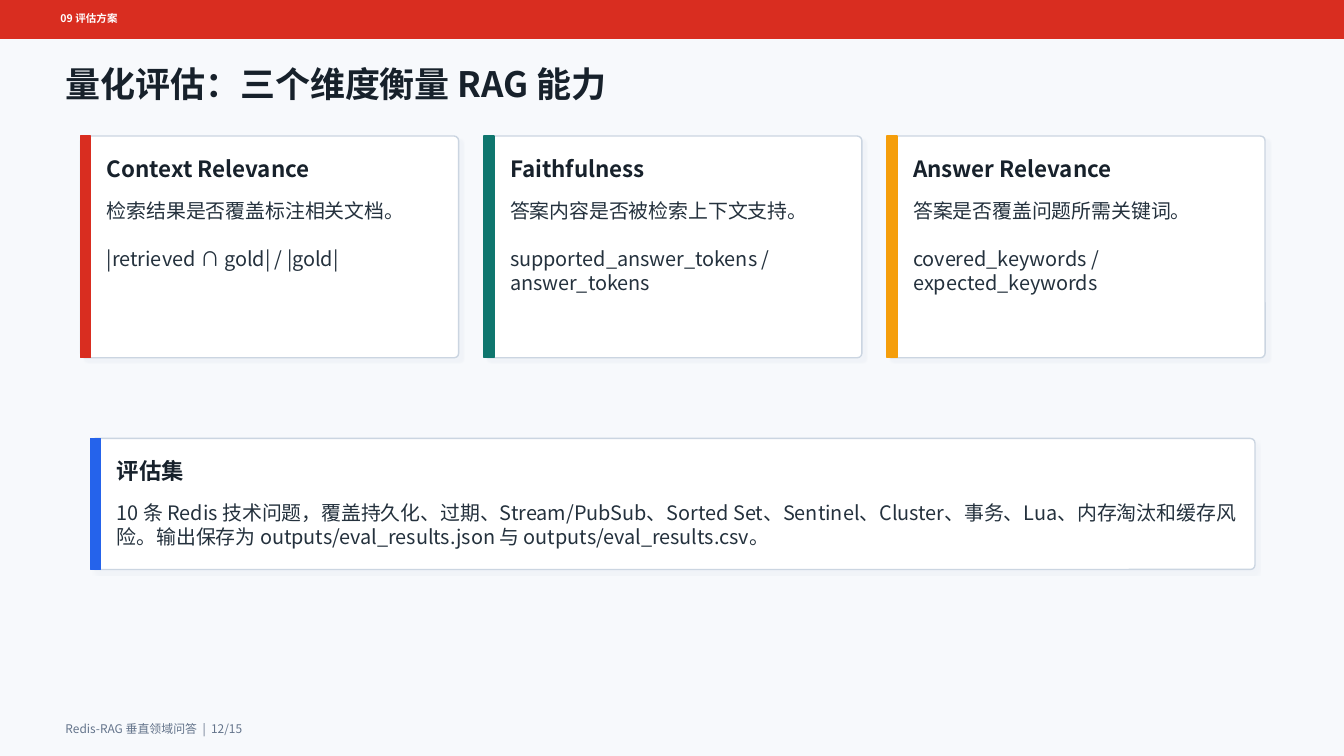
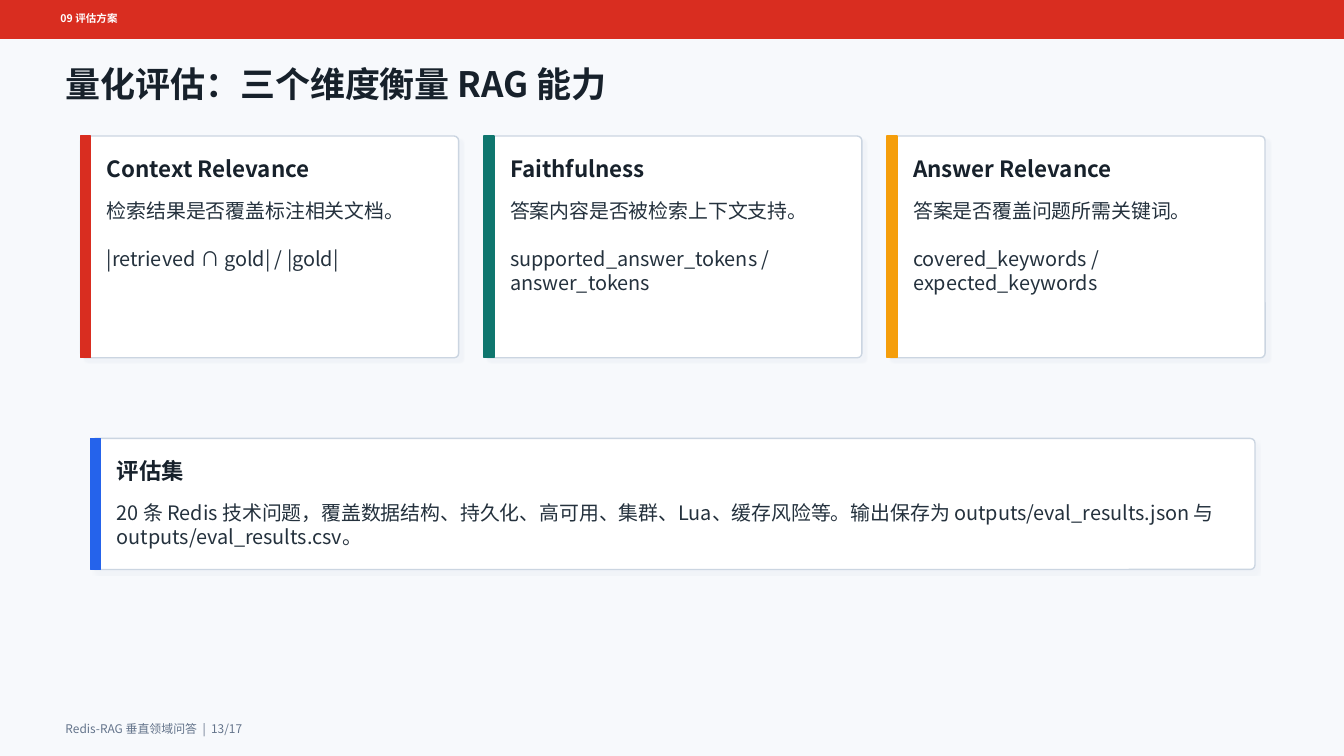
Before and after one commit to Sun-bi/nlp, a slide deck: slide 13 of slides/redis_rag_presentation.pptx (slide 12 before the commit). Drawn at 1344x756 pixels with LibreOffice and Linux fonts; fonts in the diff are those of the drawing. Boxes give left, top, right and bottom in pixels: in the first picture for what was removed or moved away, otherwise in the second. Text is boxed around its words. In the diff, an @@ line names an element or a change of style, - is before the commit and + after.

```diff
--- a/slides/redis_rag_presentation.pptx
+++ b/slides/redis_rag_presentation.pptx
@@ text at box(117, 503, 1214, 549): text changed @@
-10 条 Redis 技术问题，覆盖持久化、过期、Stream/PubSub、Sorted Set、Sentinel、Cluster、事务、Lua、内存淘汰和缓存风险。输出保存为 outputs/eval_results.json 与 outputs/eval_results.csv。
+20 条 Redis 技术问题，覆盖数据结构、持久化、高可用、集群、Lua、缓存风险等。输出保存为 outputs/eval_results.json 与 outputs/eval_results.csv。
@@ text at box(65, 723, 242, 735): text changed @@
-Redis-RAG 垂直领域问答 | 12/15
+Redis-RAG 垂直领域问答 | 13/17
```
Also in this commit, not shown: 13 other slides changed, 2 slides added, 40 other files.
